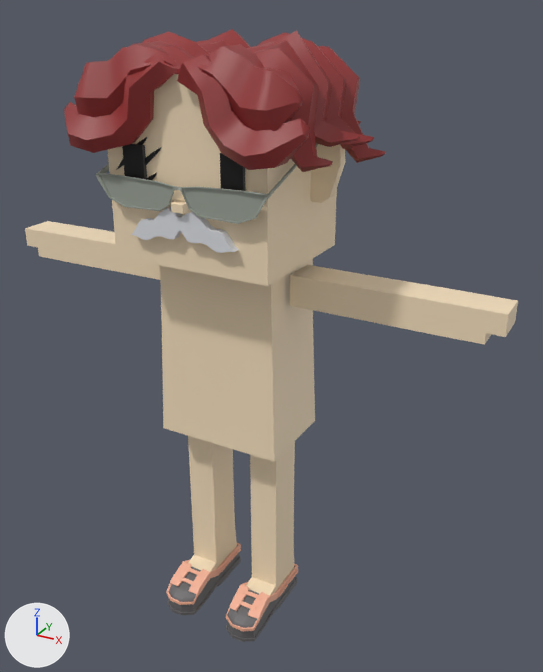
One commit to the FBX model mustachiorascals/fbx/bb12985d-be06-47b1-81a9-9a0ae466fef4.fbx: the scene before it, then after it.
The view is the same before and after, from a 50 mm lens placed at (0.0176, -0.0274, 0.0297), pointed at (0.0016, 0.0017, 0.0151). Arrows for +X, +Y and +Z are at lower left; the lights stay in place. Where no turn or scale is listed for an object, it has been applied to the vertices.

The older version as bpy lines, for what is in view:
```python
me_mesh_004 = bpy.data.meshes.new('Mesh.004')
me_mesh_004.from_pydata(...)  # 658 vertices, 700 faces; spans x -0.00613..0.0062, y -0.00422..0.00499, z 0.02353..0.0288
me_mesh_004.materials.append(mat_hair)  # red #943232
me_mesh_007 = bpy.data.meshes.new('Mesh.007')
me_mesh_007.from_pydata(...)  # 908 vertices, 862 faces; spans x -0.00285..0.00285, y -0.00267..0.00256, z -0.0002..0.00149
# faces by material slot: [228, 136, 498]
me_mesh_007.materials.append(mat_footwear_color)  # beige #f5b499
me_mesh_007.materials.append(mat_footwear_white)  # beige #f5b499
me_mesh_007.materials.append(mat_footwear_black)  # dark grey #666365
me_mesh_008 = bpy.data.meshes.new('Mesh.008')
me_mesh_008.from_pydata(...)  # 76 vertices, 66 faces; spans x -0.00381..0.00286, y -0.00294..-0.00262, z 0.02197..0.02484
me_mesh_008.materials.append(mat_eyes)  # black #000000
ob_eye_3 = bpy.data.objects.new('eye_3', me_mesh_008)
ob_eye_3.location = (0.0, 0.0, 0.0)
ob_f_boat = bpy.data.objects.new('f_boat', me_mesh_007)
ob_f_boat.location = (0.0, 0.0, 0.0)
ob_h_curly = bpy.data.objects.new('h_curly', me_mesh_004)
ob_h_curly.location = (0.0, 0.0, 0.0)
# also in view: 'mustachio_head' at (0.0, 0.0002, 0.0227); 'ew_tiny_glasses' at (0.0, -0.0006, 0.0232); 'mustachio_legs' at (0.0, 0.0003, 0.0053); 'mustachio_body' at (0.0, 0.0011, 0.0144); 'mustachio_arms' at (0.0, 0.0012, 0.0181)
```
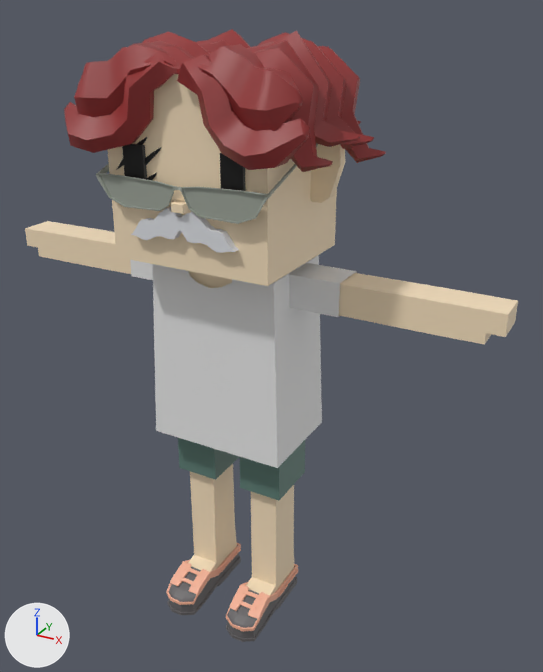
Changed parts and their boxes [x1, y1, x2, y2] in the pictures (543 x 672 px):
'c_shirt_1', added
    after: [153, 255, 322, 468]
'c_shorts', added (green)
    after: [178, 438, 305, 500]
'c_shirt_2', added
    after: [130, 260, 357, 317]
'mustachio_body', unchanged, covered by the edit
    before: [159, 259, 315, 462]
    after: [189, 271, 232, 288]

The change, as a list of edits to the scene's bpy script:
```text
Add mat_lower_garment:
    mat_lower_garment = principled_material('lower_garment')
    mat_lower_garment.base_color = (0.11, 0.208, 0.176)  # green #5d7e74
Add mat_upper_garment_1:
    mat_upper_garment_1 = principled_material('upper_garment_1')
    mat_upper_garment_1.base_color = (0.8, 0.8, 0.8)  # white #e7e7e7
Add me_mesh_003_1:
    me_mesh_003_1.from_pydata(...)  # 32 vertices, 24 faces; spans x -0.003..0.003, y -0.00018..0.00265, z 0.00723..0.01232
    me_mesh_003_1.materials.append(mat_lower_garment)  # green #5d7e74
Add me_mesh_012:
    me_mesh_012.from_pydata(...)  # 24 vertices, 18 faces; spans x -0.00561..0.00561, y 0.00027..0.00209, z 0.01737..0.01893
    me_mesh_012.materials.append(mat_upper_garment_1)  # white #e7e7e7
Add me_mesh_011:
    me_mesh_011.from_pydata(...)  # 230 vertices, 212 faces; spans x -0.00349..0.00349, y -0.0013..0.00353, z 0.00994..0.01894
    me_mesh_011.materials.append(mat_upper_garment_1)  # white #e7e7e7
Add ob_c_shorts:
    ob_c_shorts = bpy.data.objects.new('c_shorts', me_mesh_003_1)
    ob_c_shorts.location = (0.0, 0.0, 0.0)
Add ob_c_shirt_2:
    ob_c_shirt_2 = bpy.data.objects.new('c_shirt_2', me_mesh_012)
    ob_c_shirt_2.location = (0.0, 0.0, 0.0)
Add ob_c_shirt_1:
    ob_c_shirt_1 = bpy.data.objects.new('c_shirt_1', me_mesh_011)
    ob_c_shirt_1.location = (0.0, 0.0, 0.0)
```
